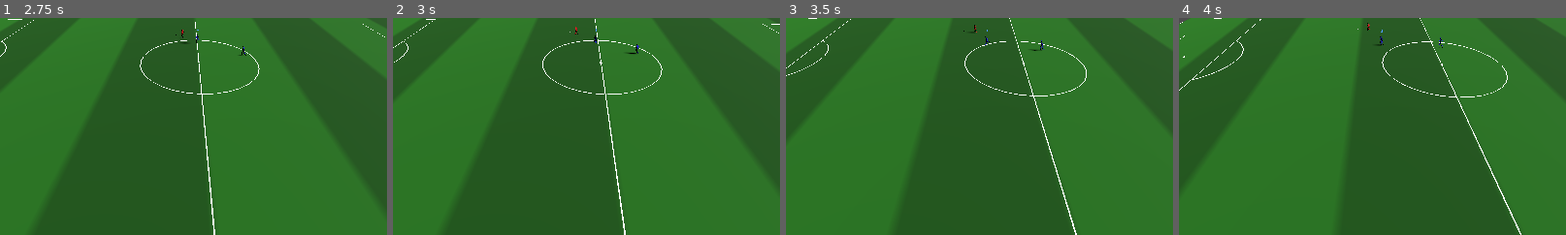
Above: before the commit, frames 1-4 (left to right).
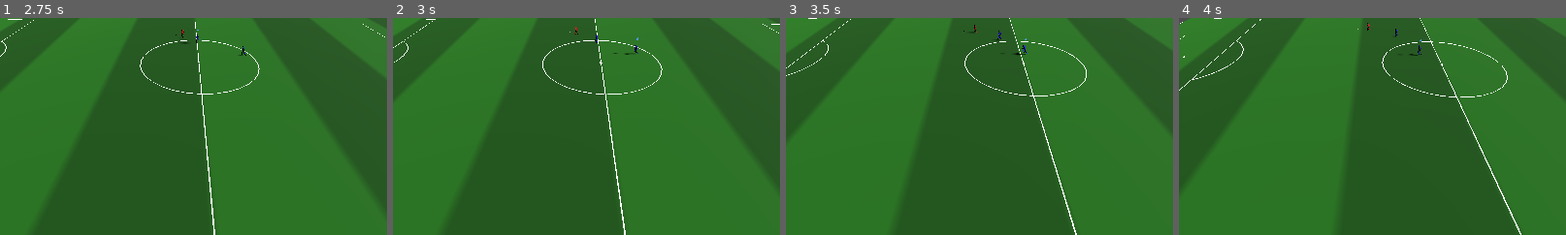
Above: after the commit, the same moments.

Repository: Churikov0112/open_football
Game: Godot game, scene res://scenes/main_menu.tscn
Same seed, same stepped clock (60 frames per second), same inputs: the game is played once before the commit and once after it.
Inputs (mouse positions are % of the whole screen's width and height, from its top left):
- Up to frame 1 (2.75 s): click "Start Match" at 0.5 s; move the mouse to (45, 70) at 1.27 s; hold Up (move_forward) 1.28-2 s; hold Shift (sprint) 1.28-2 s; tap Q (combo_modifier) at 1.35 s; click (45, 70) at 1.42 s; drag from (80, 65) to (45, 70) at 2.02 s
- Up to frame 2 (3 s): move the mouse to (20, 35) at 2.77 s; hold Left (move_left) from 2.78 s (still down); hold Shift (sprint) from 2.78 s (still down); tap Q (combo_modifier) at 2.85 s
- Up to frame 3 (3.5 s): keep holding Left (move_left); keep holding Shift (sprint)
- Up to frame 4 (4 s): release Left (move_left) at 3.5 s; release Shift (sprint) at 3.5 s; drag from (55, 50) to (20, 35) at 3.52 s
The pictures show only the part of the screen within x 28-77%, y 40-90%; the shares and areas given below are measured in that part.

Frame 1 is identical in both runs. In frame 2, less than 0.1% of the frame differs, in the area x 51-64%, y 4-17%; in frame 3, 0.1%, in the area x 51-67%, y 5-17%; in frame 4, 0.1%.

Commit message:
feat(pass): analog move+sprint, context-sensitive player swap

Diff:
--- a/scripts/match/match_manager.gd
+++ b/scripts/match/match_manager.gd
@@ -514,8 +514,8 @@
 				controlled_player = db
 				_sync_ai_controllers()
 
-	# Swap player (Q) — manual switch between player_home and player_teammate
-	if Input.is_action_just_pressed(&"swap_player"):
+	# Смена игрока — только в защите (мяч не у нас). В атаке combo_modifier = модификатор паса.
+	if Input.is_action_just_pressed(&"combo_modifier") and not _we_possess():
 		controlled_player = player_teammate if controlled_player == player_home else player_home
 		_sync_ai_controllers()
 		_manual_swap_cooldown = 10
@@ -635,10 +635,7 @@
 		return
 	if _action_player == controlled_player and not _kick_action_active:
 		return
-	var input_dir := Vector2(
-		Input.get_axis(&"move_left", &"move_right"),
-		Input.get_axis(&"move_forward", &"move_back")
-	)
+	var input_vec := Input.get_vector(&"move_left", &"move_right", &"move_forward", &"move_back")
 	var cam_basis := camera_pivot.global_transform.basis
 	var cam_forward := -cam_basis.z
 	cam_forward.y = 0
@@ -646,10 +643,12 @@
 	var cam_right := cam_basis.x
 	cam_right.y = 0
 	cam_right = cam_right.normalized()
-	var dir := (cam_forward * -input_dir.y + cam_right * input_dir.x).normalized()
-	var sprint_scale := 1.0
-	if Input.is_action_pressed(&"sprint"):
-		sprint_scale = FootballConstants.LOCO_SPRINT_SPEED / FootballConstants.LOCO_TOP_SPEED
+	var dir := (cam_forward * -input_vec.y + cam_right * input_vec.x)
+	if dir.length() > 1.0:
+		dir = dir.normalized()
+	# Аналоговый спринт: сила триггера (или 1.0 с клавиши Shift) лерпит speed_scale.
+	var sprint_strength := Input.get_action_strength(&"sprint")
+	var sprint_scale := lerpf(1.0, FootballConstants.LOCO_SPRINT_SPEED / FootballConstants.LOCO_TOP_SPEED, sprint_strength)
 	var motor := _player_motor(controlled_player)
 	if motor != null:
 		motor.set_move_intent(dir, sprint_scale)
@@ -679,6 +678,12 @@
 	if not ball.has_method(&"set_dribbler"):
 		return false
 	return ball.dribbler == player_node
+
+## Владеет ли наша команда мячом сейчас (для контекст-зависимого combo_modifier).
+func _we_possess() -> bool:
+	if not (ball.has_method(&"set_dribbler") and ball.dribbler):
+		return false
+	return ball.dribbler == player_home or ball.dribbler == player_teammate
 
 func _start_kick_charge(player_node: CharacterBody3D) -> void:
 	_kick_charging = true
